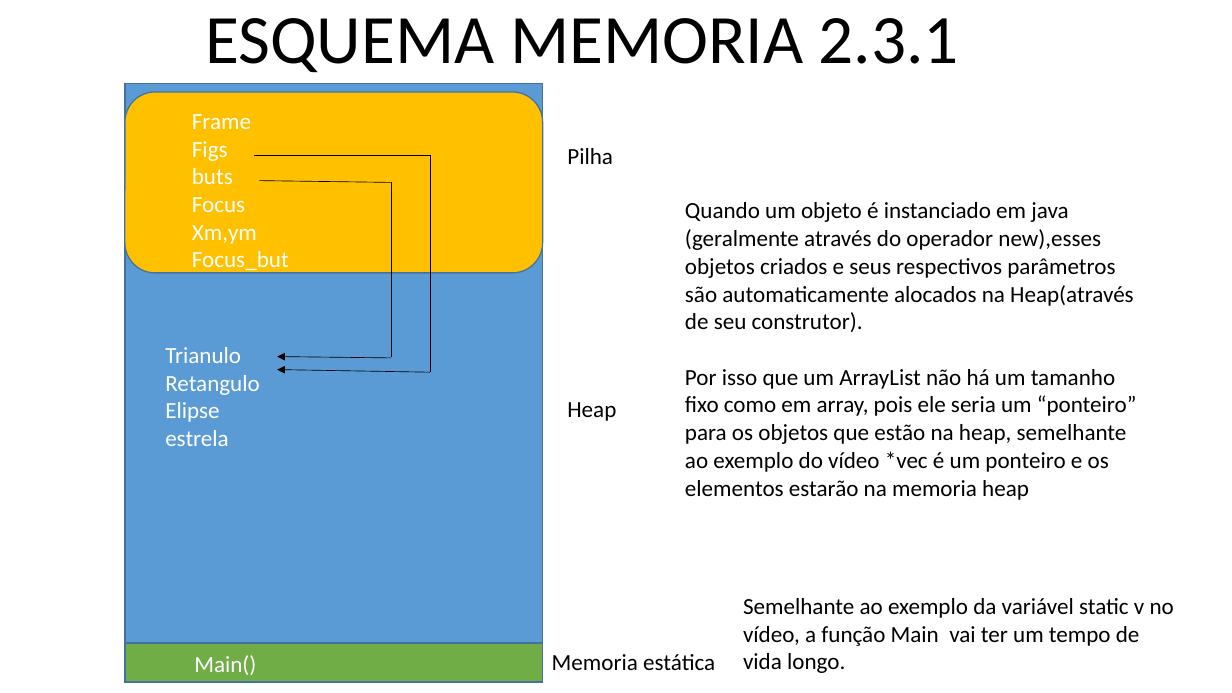
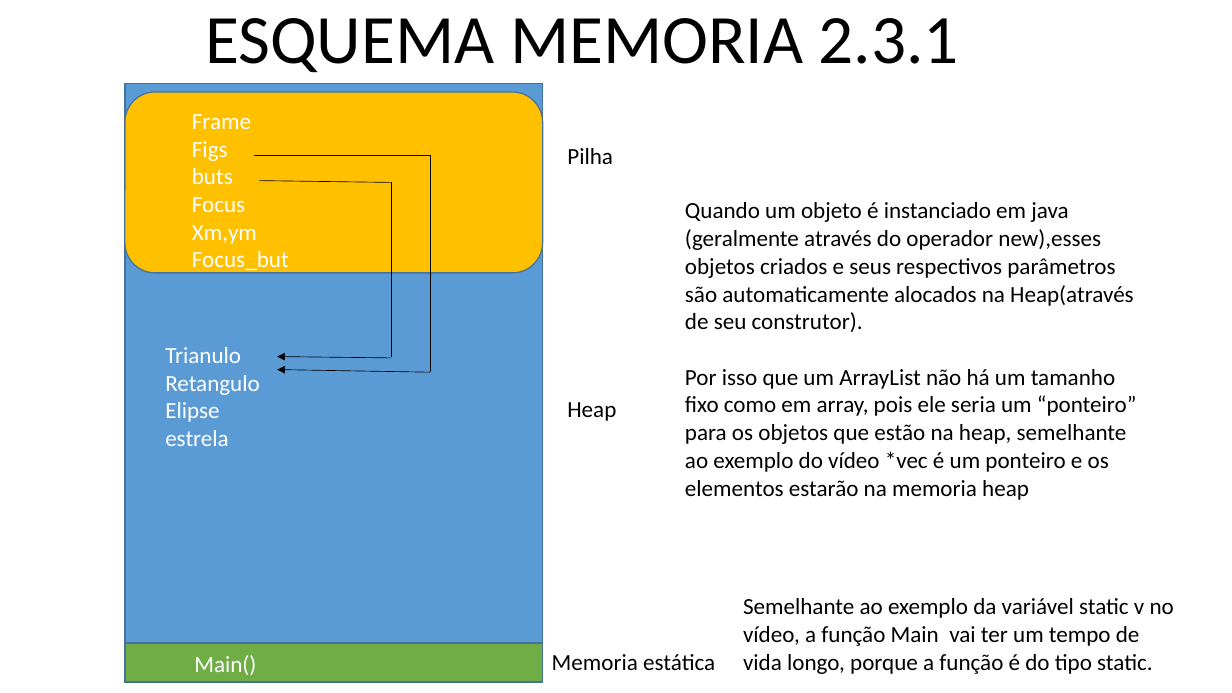
Before and after one commit to Lucasalbertoaquino/EDL, a slide deck: slide 1 of 2.3.1 - Escolha um programa razoavelmente grande em C ou Java/2.3.1 - ESQUEMA MEMORIA 2.pptx. Drawn at 1232x693 pixels with LibreOffice and Linux fonts; fonts in the diff are those of the drawing. Boxes give left, top, right and bottom in pixels: in the first picture for what was removed or moved away, otherwise in the second. Text is boxed around its words. In the diff, an @@ line names an element or a change of style, - is before the commit and + after.

```diff
--- a/2.3.1 - Escolha um programa razoavelmente grande em C ou Java/2.3.1 - ESQUEMA MEMORIA 2.pptx
+++ b/2.3.1 - Escolha um programa razoavelmente grande em C ou Java/2.3.1 - ESQUEMA MEMORIA 2.pptx
@@ text at (743, 598, 1174, 674): text changed @@
-Semelhante ao exemplo da variável static v no vídeo, a função Main vai ter um tempo de vida longo.
+Semelhante ao exemplo da variável static v no vídeo, a função Main vai ter um tempo de vida longo, porque a função é do tipo static.
```
Also in this commit, not shown: 1 other slide changed, 1 other file.
